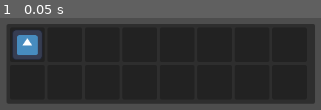
Above: before the commit, frame 1.
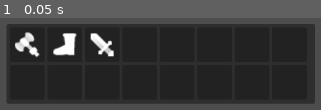
Above: after the commit, the same moment.

Repository: donivanjames/Godot-Reusable-2D-Components
Game: Godot game, scene res://drag_and_drop/drag_and_drop_scene.tscn
Two runs of this game, one before a commit and one after it. Both use one fixed random seed, a clock stepped at 60 frames per second and the inputs below. The engine's default icon, where the game draws it, is replaced by a stand-in: a white triangle on a blue panel in a dark square.
Inputs:
- Up to frame 1 (0.05 s): no input

The runs differ from the first frame. In frame 1, 5.0% of the frame differs, in the area x 4-36%, y 13-45%.

Commit message:
Drag and drop

Diff:
--- a/drag_and_drop/drag_and_drop_scene.tscn
+++ b/drag_and_drop/drag_and_drop_scene.tscn
@@ -1,8 +1,11 @@
-[gd_scene load_steps=4 format=3 uid="uid://ig5jskdi4gg4"]
+[gd_scene load_steps=7 format=3 uid="uid://ig5jskdi4gg4"]
 
 [ext_resource type="Texture2D" uid="uid://vldeo78wod3y" path="res://icon.svg" id="1_63obs"]
 [ext_resource type="Script" uid="uid://bfjhp7m4a1hpy" path="res://drag_and_drop/item_slot.gd" id="1_akgoe"]
 [ext_resource type="Script" uid="uid://c4g5etybboqio" path="res://drag_and_drop/inventory.gd" id="1_vtqi8"]
+[ext_resource type="Resource" uid="uid://b8xcucvv00elo" path="res://drag_and_drop/resources/axe.tres" id="3_fgawx"]
+[ext_resource type="Resource" uid="uid://dvxamq5ffmm0o" path="res://drag_and_drop/resources/boot.tres" id="5_ail5d"]
+[ext_resource type="Resource" uid="uid://dh3u6x5gcdp2f" path="res://drag_and_drop/resources/sword.tres" id="6_kkpus"]
 
 [node name="DragAndDropScene" type="Control"]
 layout_mode = 3
@@ -47,6 +50,7 @@
 custom_minimum_size = Vector2(50, 50)
 layout_mode = 2
 script = ExtResource("1_akgoe")
+item = ExtResource("3_fgawx")
 
 [node name="Icon" type="TextureRect" parent="CanvasLayer/Inventory/MarginContainer/GridContainer/ItemSlot"]
 unique_name_in_owner = true
@@ -67,6 +71,7 @@
 custom_minimum_size = Vector2(50, 50)
 layout_mode = 2
 script = ExtResource("1_akgoe")
+item = ExtResource("5_ail5d")
 
 [node name="Icon" type="TextureRect" parent="CanvasLayer/Inventory/MarginContainer/GridContainer/ItemSlot2"]
 layout_mode = 1
@@ -85,6 +90,7 @@
 custom_minimum_size = Vector2(50, 50)
 layout_mode = 2
 script = ExtResource("1_akgoe")
+item = ExtResource("6_kkpus")
 
 [node name="Icon" type="TextureRect" parent="CanvasLayer/Inventory/MarginContainer/GridContainer/ItemSlot3"]
 layout_mode = 1
--- /dev/null
+++ b/drag_and_drop/drag_item_data.gd
@@ -0,0 +1,6 @@
+class_name DragItemData extends Resource
+
+const CROSS_LARGE = preload("uid://b02fu87b3nr1t")
+
+@export var item_name: String = "Item"
+@export var icon: Texture2D = CROSS_LARGE
--- a/drag_and_drop/inventory.gd
+++ b/drag_and_drop/inventory.gd
@@ -25,5 +25,5 @@
 		# if drag leads to an invalide position: return to last spot
 		if not is_drag_successful():
 			if data_back:
-				data_back.show()
+				data_back.icon.show()
 				data_back = get_theme_default_base_scale()
--- a/drag_and_drop/item_slot.gd
+++ b/drag_and_drop/item_slot.gd
@@ -2,11 +2,31 @@
 # https://youtu.be/JUR1qQ79eJY?si=Nb1VnbMYSviqPUAg
 
 @onready var icon: TextureRect = $Icon
+@export var item: DragItemData: ## the item the slot holds
+	# setter function that updates the slot any time item changes - could be very useful
+	set(value):
+		item = value
+
+		if is_node_ready() and item:
+			update_ui()
+
+
+func _ready() -> void:
+	update_ui()
+
+
+func update_ui():
+	if not item:
+		icon.texture = null
+		return
+
+	icon.texture = item.icon
+	tooltip_text = item.item_name
 
 
 ## Drag a preview of the item with the mouse
 func _get_drag_data(_at_position: Vector2) -> Variant:
-	if icon.texture == null: return
+	if not item: return
 
 	var preview = duplicate() # duplicate this object as a preview
 
@@ -19,7 +39,7 @@
 
 	set_drag_preview(c) # puts the node under the mouse while we drag
 
-	return icon
+	return self
 
 
 ## The reciever slot for the item
@@ -28,6 +48,10 @@
 
 
 func _drop_data(_at_position: Vector2, data: Variant) -> void:
-	var tmp = icon.texture # item to swap
-	icon.texture = data.texture
-	data.texture = tmp # swap item slots
+	var tmp = item # item to swap
+	item = data.item
+	data.item = tmp
+	icon.show()
+	data.icon.show()
+	update_ui()
+	data.update_ui()
--- /dev/null
+++ b/drag_and_drop/resources/axe.tres
@@ -0,0 +1,10 @@
+[gd_resource type="Resource" script_class="DragItemData" load_steps=3 format=3 uid="uid://b8xcucvv00elo"]
+
+[ext_resource type="Script" uid="uid://bh2837v541fx0" path="res://drag_and_drop/drag_item_data.gd" id="1_a1n4i"]
+[ext_resource type="Texture2D" uid="uid://bohuay1wh1chl" path="res://assets/kenney_cursor-pack/PNG/Basic/Default/tool_axe.png" id="1_bf8vj"]
+
+[resource]
+script = ExtResource("1_a1n4i")
+item_name = "Axe"
+icon = ExtResource("1_bf8vj")
+metadata/_custom_type_script = "uid://bh2837v541fx0"
--- /dev/null
+++ b/drag_and_drop/resources/boot.tres
@@ -0,0 +1,10 @@
+[gd_resource type="Resource" script_class="DragItemData" load_steps=3 format=3 uid="uid://dvxamq5ffmm0o"]
+
+[ext_resource type="Texture2D" uid="uid://5b8k1jrkdwm4" path="res://assets/kenney_cursor-pack/PNG/Basic/Default/boot.png" id="1_6uw4x"]
+[ext_resource type="Script" uid="uid://bh2837v541fx0" path="res://drag_and_drop/drag_item_data.gd" id="2_tgnko"]
+
+[resource]
+script = ExtResource("2_tgnko")
+item_name = "Boot"
+icon = ExtResource("1_6uw4x")
+metadata/_custom_type_script = "uid://bh2837v541fx0"
--- /dev/null
+++ b/drag_and_drop/resources/sword.tres
@@ -0,0 +1,10 @@
+[gd_resource type="Resource" script_class="DragItemData" load_steps=3 format=3 uid="uid://dh3u6x5gcdp2f"]
+
+[ext_resource type="Texture2D" uid="uid://biih6s8qdb1d5" path="res://assets/kenney_cursor-pack/PNG/Basic/Default/tool_sword_b.png" id="1_7f3vy"]
+[ext_resource type="Script" uid="uid://bh2837v541fx0" path="res://drag_and_drop/drag_item_data.gd" id="2_n7lpy"]
+
+[resource]
+script = ExtResource("2_n7lpy")
+item_name = "Sword"
+icon = ExtResource("1_7f3vy")
+metadata/_custom_type_script = "uid://bh2837v541fx0"
Not shown, added: drag_and_drop/drag_item_data.gd.uid
